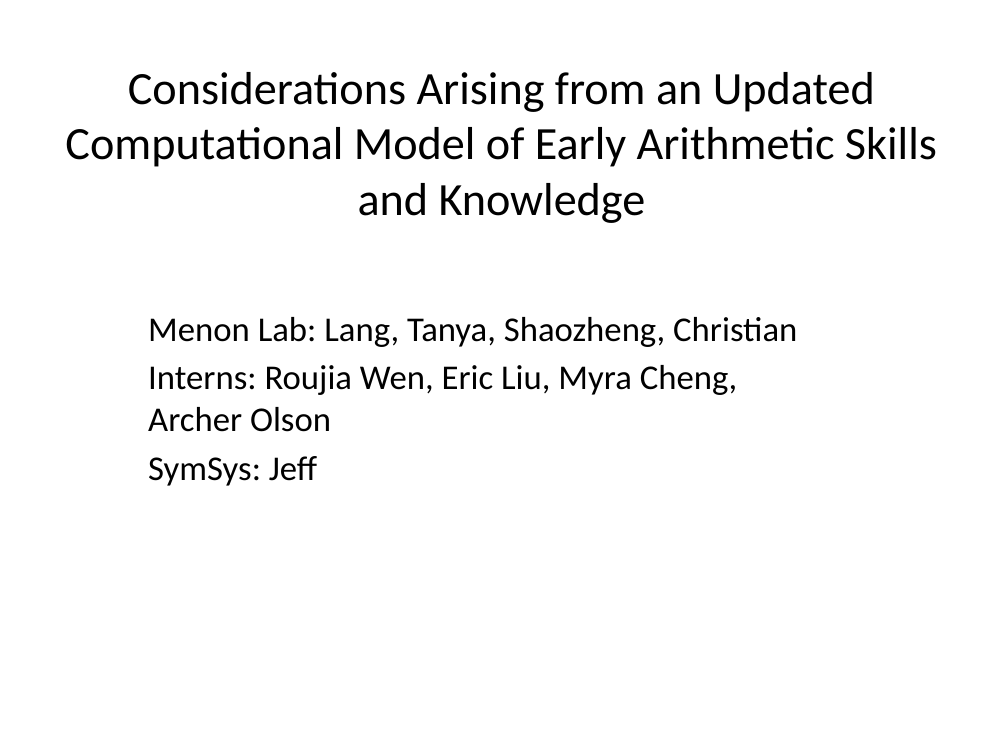
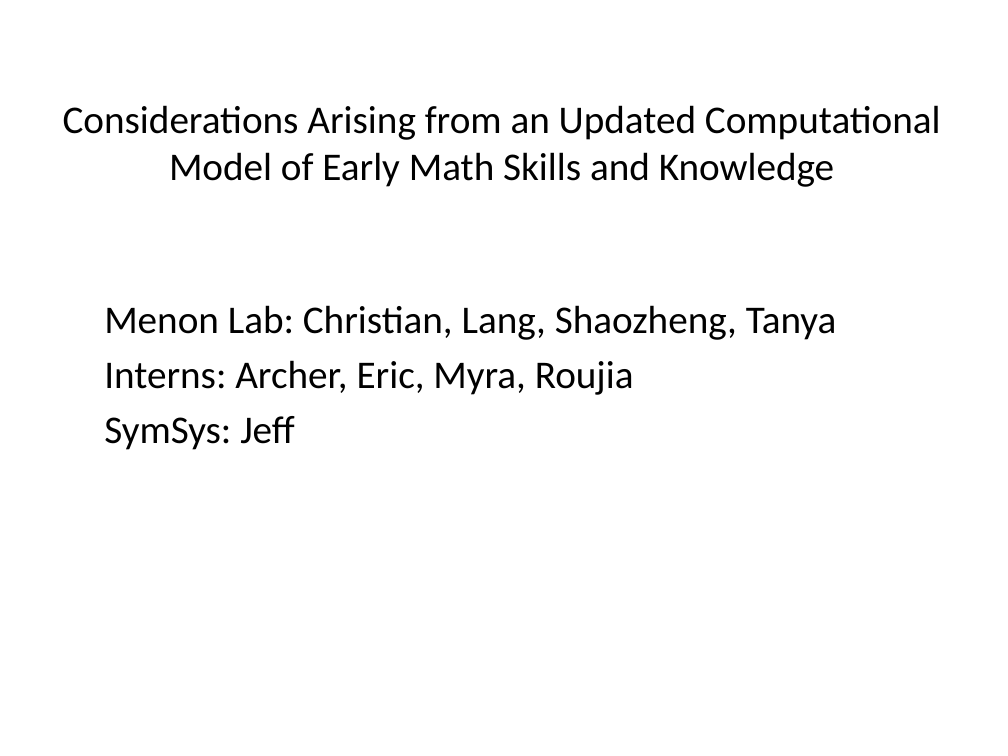
Before and after one commit to jeffshrager/scads2015, a slide deck: slide 1 of 201608LabPresentation.pptx. Drawn at 1008x756 pixels with LibreOffice and Linux fonts; fonts in the diff are those of the drawing. Boxes give left, top, right and bottom in pixels: in the first picture for what was removed or moved away, otherwise in the second. Text is boxed around its words. In the diff, an @@ line names an element or a change of style, - is before the commit and + after.

```diff
--- a/201608LabPresentation.pptx
+++ b/201608LabPresentation.pptx
@@ title at bbox=[63, 105, 941, 187]: text changed; size 33 to 28 pt @@
-Considerations Arising from an Updated Computational Model of Early Arithmetic Skills and Knowledge
+Considerations Arising from an Updated Computational Model of Early Math Skills and Knowledge
@@ subtitle "Menon Lab: Christian, Lang, Shaozheng, ...": place and size @@
-subtitle "Menon Lab: Christian, Lang, Shaozheng, ..." at bbox=[148, 317, 797, 486]
+subtitle "Menon Lab: Christian, Lang, Shaozheng, ..." at bbox=[104, 305, 837, 450]
@@ subtitle at bbox=[104, 305, 837, 395]: text changed; size 24.8 to 28 pt @@
-Menon Lab: Lang, Tanya, Shaozheng, Christian
-Interns: Roujia Wen, Eric Liu, Myra Cheng, Archer Olson
+Menon Lab: Christian, Lang, Shaozheng, Tanya
+Interns: Archer, Eric, Myra, Roujia
@@ subtitle at bbox=[104, 416, 294, 450]: size 24.8 to 28 pt in "SymSys: Jeff" @@
```
Also in this commit, not shown: 1 other slide changed, 6 slides added, 1 slide removed.
